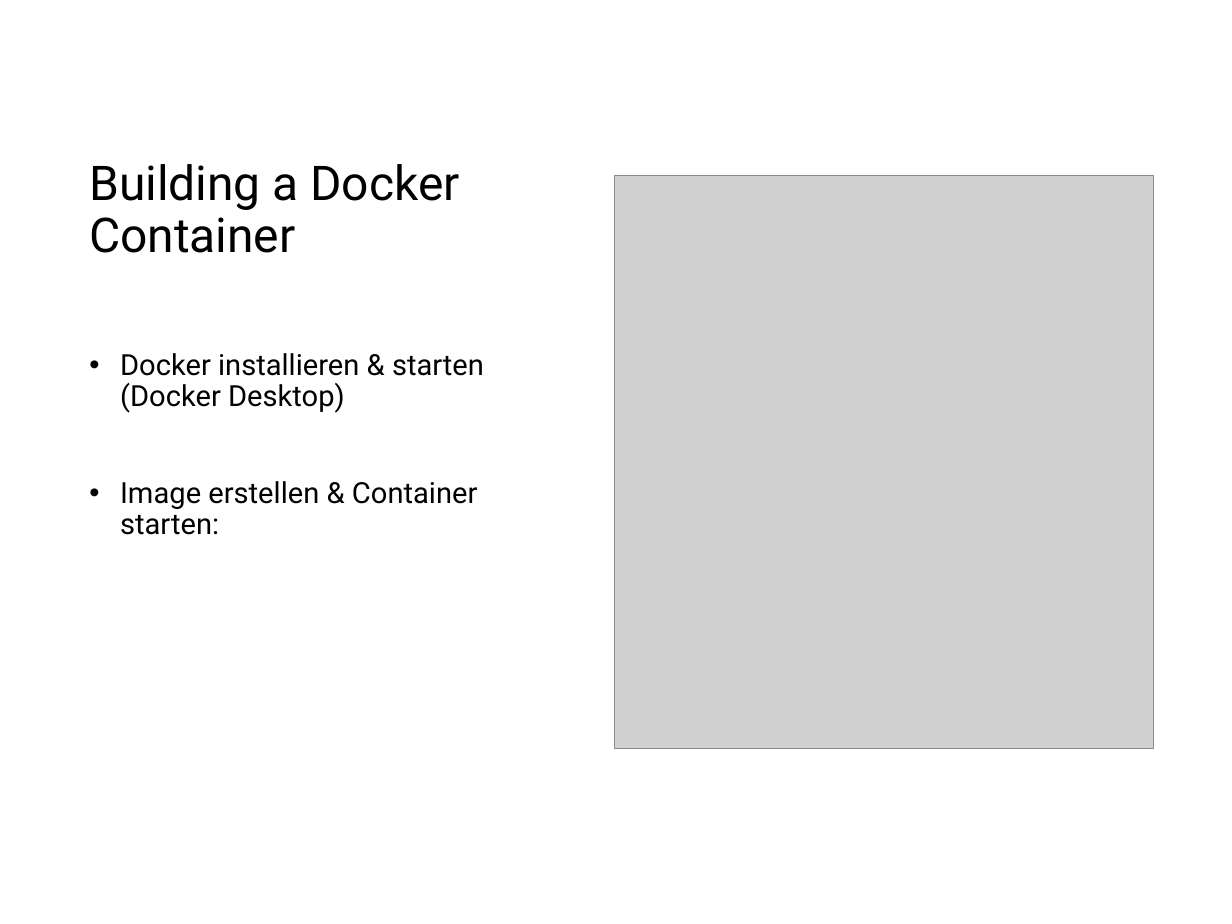
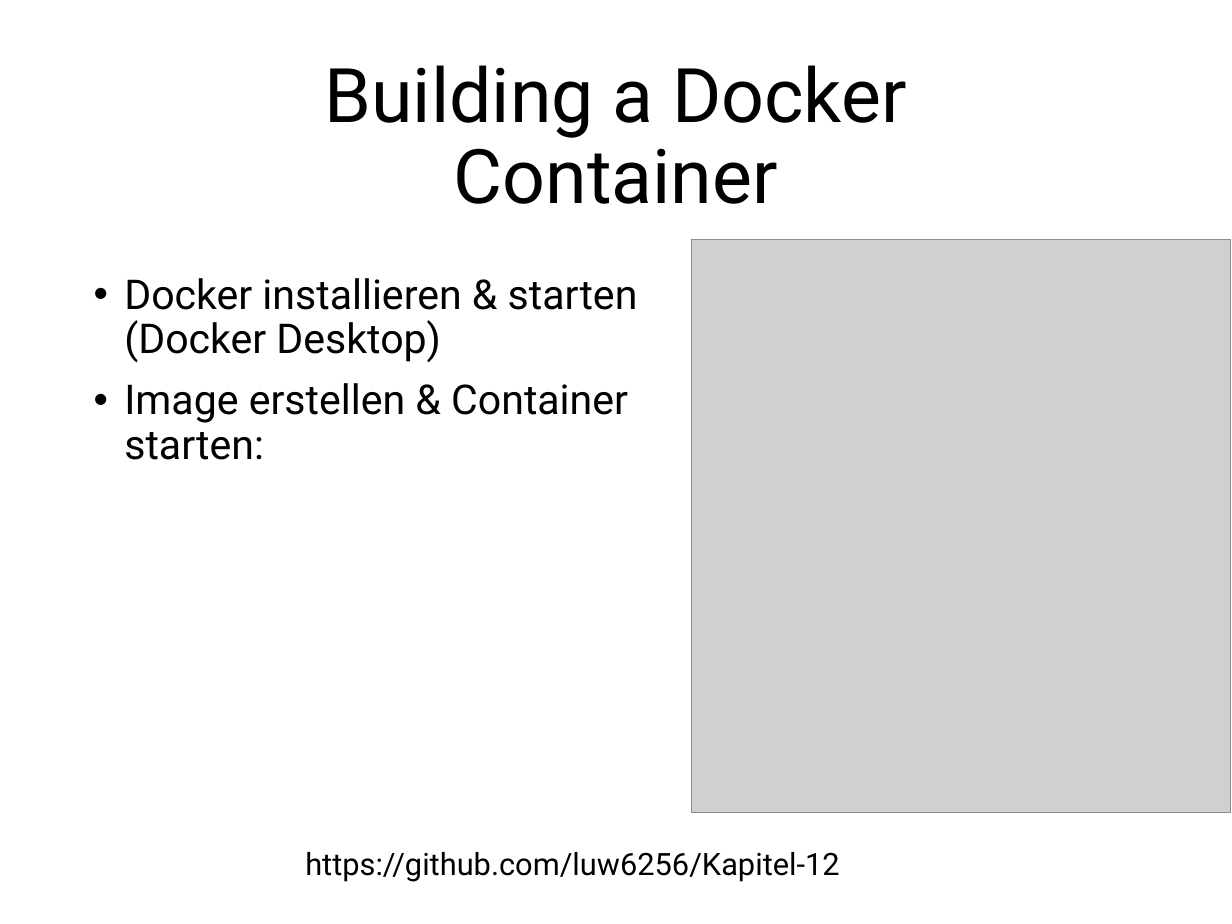
Before and after one commit to luw6256/Kapitel-12, a slide deck: slide 10 of Kapitel12.pptx (slide 9 before the commit). Drawn at 1232x924 pixels with LibreOffice and Linux fonts; fonts in the diff are those of the drawing; grey boxes stand for pictures. Boxes give left, top, right and bottom in pixels: in the first picture for what was removed or moved away, otherwise in the second. Text is boxed around its words. In the diff, an @@ line names an element or a change of style, - is before the commit and + after.

```diff
--- a/Kapitel12.pptx
+++ b/Kapitel12.pptx
@@ title "Building a Docker Container": place and size @@
-title "Building a Docker Container" at box(89, 164, 460, 253)
+title "Building a Docker Container" at box(324, 65, 906, 204)
@@ title "Building a Docker Container" at box(324, 65, 906, 204): size 28 to 44 pt; alignment left to centre @@
@@ text "Docker installieren & starten (Docker ...": place and size @@
-text "Docker installieren & starten (Docker ..." at box(120, 353, 484, 535)
+text "Docker installieren & starten (Docker ..." at box(124, 278, 638, 460)
@@ text "Docker installieren & starten (Docker ..." at box(124, 278, 638, 460): size 17 to 24 pt @@
@@ picture: place and size @@
-picture at box(615, 175, 1154, 748)
+picture at box(691, 240, 1231, 813)
@@ text added at box(305, 852, 839, 882), 18 pt, text #000000 @@
+https://github.com/luw6256/Kapitel-12
```
Also in this commit, not shown: 10 other slides changed, 3 slides added, 1 slide removed, 2 other files.
